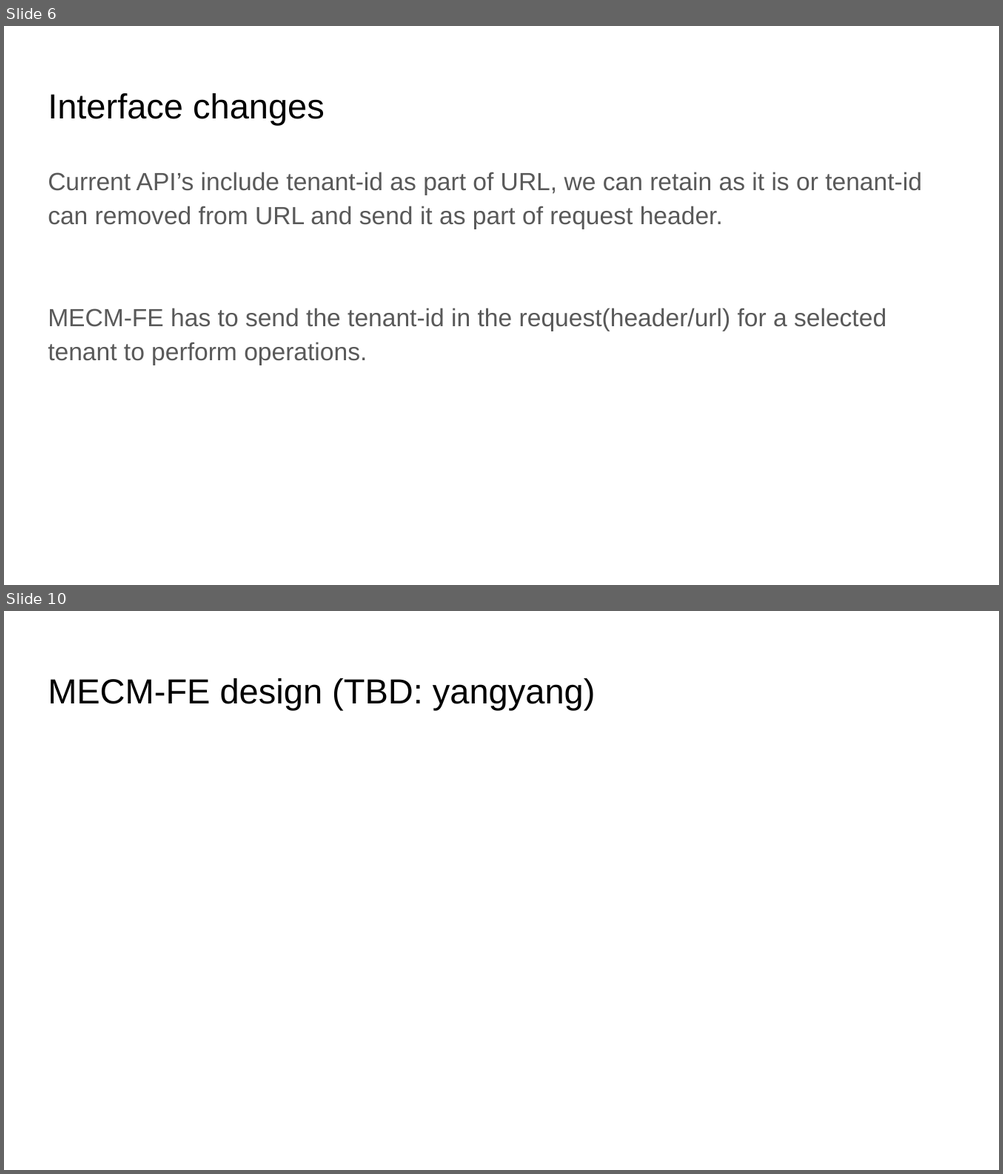
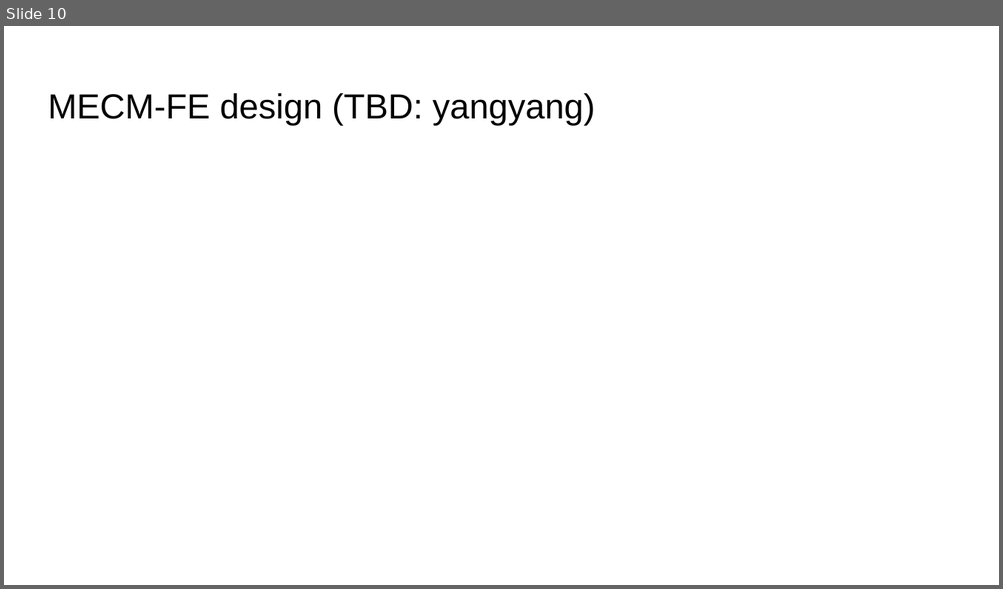
Before and after one commit to EdgeGallery/community, a slide deck: MECM PT/Release V1.1/MECM admin role support.pptx. Shown one above the other, each under a label of ours: slides 6 and 10 before the commit, slide 10 after it; the slides between them are not shown. The pictures are 1003x1174 and 1003x589 pixels, drawn with LibreOffice and Linux fonts; fonts in the diff are those of the drawing. Boxes give left, top, right and bottom in pixels: in the first picture for what was removed or moved away, otherwise in the second. Text is boxed around its words. In the diff, an @@ line names an element or a change of style, - is before the commit and + after.

Commit message:
mecm admin support

```diff
--- a/MECM PT/Release V1.1/MECM admin role support.pptx
+++ b/MECM PT/Release V1.1/MECM admin role support.pptx
@@ slide 6 removed at (x1=4, y1=26, x2=999, y2=585), background #FFFFFF @@
@@ title removed at (x1=48, y1=93, x2=324, y2=125) @@
-Interface changes
@@ text removed at (x1=48, y1=172, x2=922, y2=365) @@
-Current API’s include tenant-id as part of URL, we can retain as it is or tenant-id can removed from URL and send it as part of request header.
-MECM-FE has to send the tenant-id in the request(header/url) for a selected tenant to perform operations.
```
Also in this commit, not shown: 7 slides changed, 4 slides added, 3 other slides removed.
